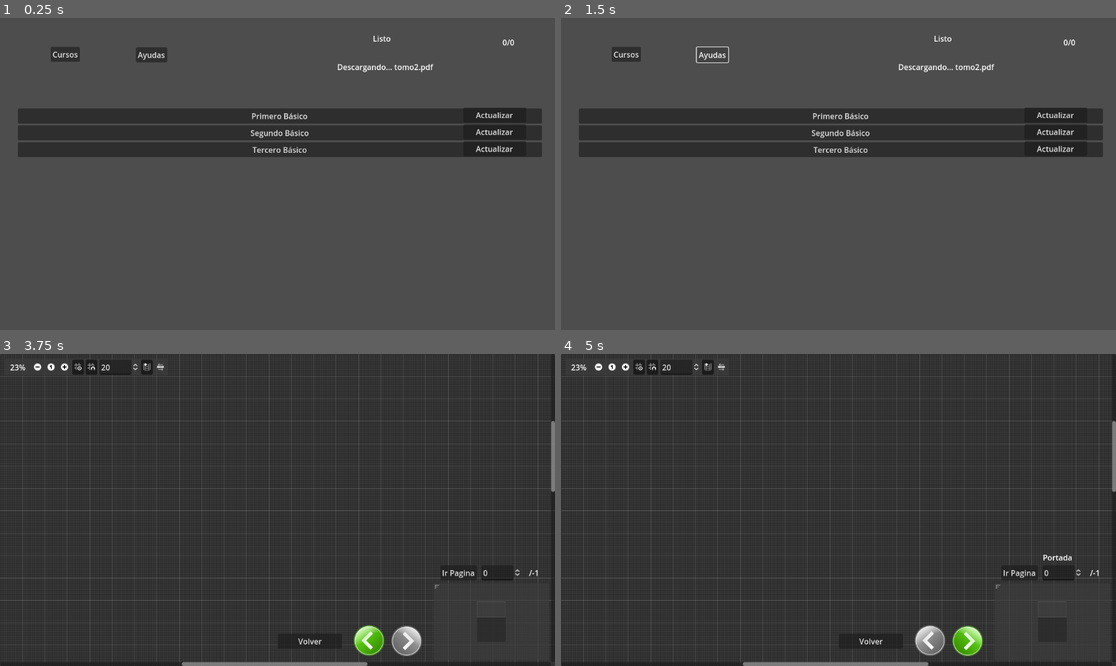
Above: before the commit, frames 1-4 (two rows, left to right).
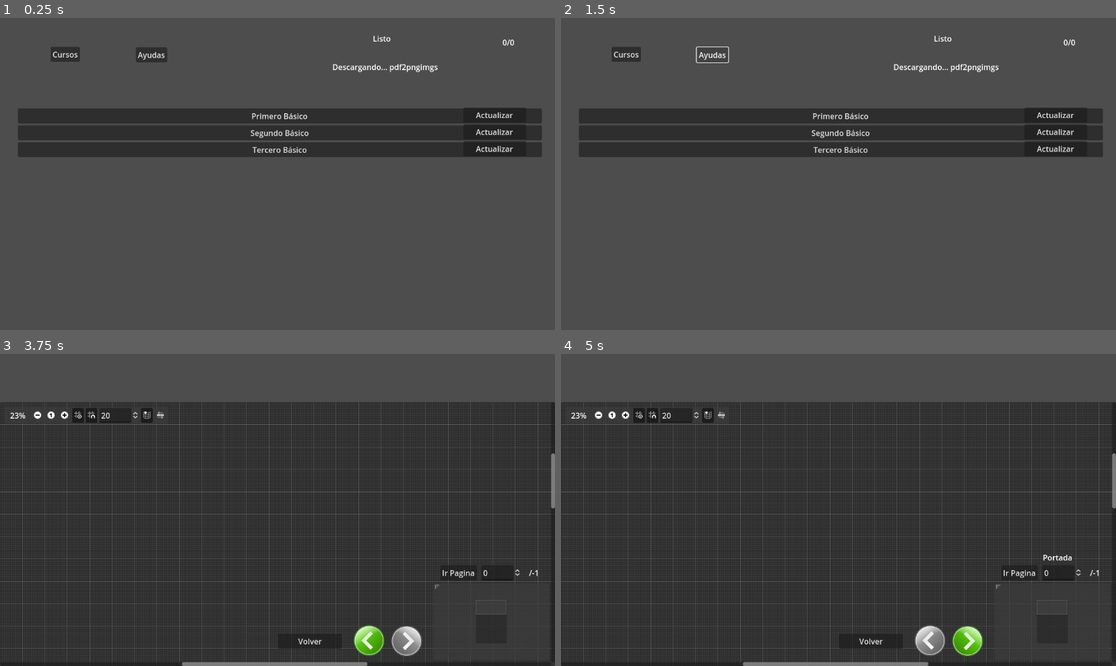
Above: after the commit, the same moments.

Repository: dhigueraf/Reader
Game: Godot game, scene res://Escenas/Main.tscn
The game is run twice, just before and just after one commit, with the same random seed, the same clock (stepped at 60 frames per second) and the same inputs.
Inputs (mouse positions are in pixels of both pictures, inside the frame that each line leads up to):
- Up to frame 1 (0.25 s): no input
- Up to frame 2 (1.5 s): click "Cursos" at 0.5 s; click "Ayudas" at 1.25 s
- Up to frame 3 (3.75 s): click "Primero Básico" at 2 s; click "Tomo 1" at 2.75 s; click "Pagina 1" at 3.5 s
- Up to frame 4 (5 s): click (927, 641) at 4.25 s

The runs differ from the first frame. In frame 1, 0.2% of the frame differs, in the area x 59-79%, y 14-18%; in frame 2, 0.2%; in frame 3, 13%, in the area x 0-100%, y 0-95%; in frame 4, 13%.

Commit message:
ADD: Multi threading

Diff:
--- a/Escenas/Visualizador.tscn
+++ b/Escenas/Visualizador.tscn
@@ -21,9 +21,11 @@
 
 [node name="GraphEdit" type="GraphEdit" parent="CanvasLayer/Control"]
 layout_mode = 1
-anchors_preset = 15
+anchors_preset = -1
+anchor_top = 0.154
 anchor_right = 1.0
 anchor_bottom = 1.0
+offset_top = 0.207993
 grow_horizontal = 2
 grow_vertical = 2
 use_snap = false
--- a/Scripts/Manager.gd
+++ b/Scripts/Manager.gd
@@ -102,10 +102,10 @@
 
 	print("software info:")
 	print(Global.softwareinfo)
+	$ProcessLabel.text = "Verificar sistema de archivos"
+	await checkfilesystem()
 	$ProcessLabel.text = "Verificar conversores"
 	await checkDonwnloadConverter()
-	$ProcessLabel.text = "Verificar sistema de archivos"
-	await checkfilesystem()
 	#await generateButtons()
 	print("Hacer las descargas")
 	await doDownload(downloadindex)
@@ -260,7 +260,7 @@
 				"url" : Global.softwareinfo.converter.versiones.windows.url,
 				"place": "converter/"
 			}
-			#downloads.append(download)
+			downloads.append(download)
 		else:
 			print("existe converter para windows")
 
@@ -290,7 +290,7 @@
 			"url" : Global.softwareinfo.converter.versiones.linux.url,
 			"place": "converter/"
 		}
-		#downloads.append(download1)
+		downloads.append(download1)
 		downloads.append(download2)
 
 func _process(delta):
--- a/Scripts/PagesLoader.gd
+++ b/Scripts/PagesLoader.gd
@@ -6,13 +6,15 @@
 var interactivos = []
 var tipointeraccion = "nada"
 var parametrointera = ""
+var lastdirection = 0
+
+var thread
 
 @onready var dir = DirAccess.open( Global.basedir + "/converter")
 # Called when the node enters the scene tree for the first time.
 func _ready():
 
 	var pagiterator = 0
-
 
 	maxindex = Global.FileReading.numeropaginas -1
 	$LabelNumPag.text = "/" + str(maxindex)
@@ -44,21 +46,21 @@
 		$ScrollContainer/TextureRect.texture = texture
 		$Control/GraphEdit/GraphNode/TextureRect2.texture = texture
 
-		#var thread1 = Thread.new()
+		thread = Thread.new()
 		#var thread2 = Thread.new()
 
-		print("Checkear proximos")
-		if not dir.file_exists( "pagina_" + str(index + 3) + ".png" ) and (index + 3) > maxindex :
+		print("Checkear proximo" )
+		print( "pagina_" + str(index + 3) + ".png")
+
+		if ( lastdirection == 1 ) and not ( dir.file_exists( "pagina_" + str(index + 3) + ".png" ) ) and ( (index + 3) < maxindex ):
 			print("cargar por adelantado " + str(index + 3) )
-			#thread1.start( Global.GenerarImagenes(Global.FileToRead.location,index + 3,false) )
-			Global.GenerarImagenes(Global.FileToRead.location,index + 3,false)
+			thread.start( _thread_LoadPages.bind(index + 3) )
+			#Global.GenerarImagenes(Global.FileToRead.location,index + 3,false)
 		else:
 			print("existe siguiente" + "pagina_" + str(index + 3) + ".png")
-		if not dir.file_exists( "pagina_" + str(index - 3) + ".png" ) and (index - 3) > 0:
+		if ( lastdirection == -1 ) and not ( dir.file_exists( "pagina_" + str(index - 3) + ".png" ) ) and ( (index - 3) > 0 ):
 			print("cargar por adelantado " + str(index - 3) )
-			#thread2.start( Global.GenerarImagenes(Global.FileToRead.location,index - 3,false) )
-			Global.GenerarImagenes(Global.FileToRead.location,index - 3,false)
-			print("existe anterior" + "pagina_" + str(index - 3) + ".png")
+			thread.start( _thread_LoadPages.bind(index - 3) )
 	else:
 		print("no existe la imagen")
 		await Global.GenerarImagenes(Global.FileToRead.location,index,true)
@@ -101,11 +103,13 @@
 		if actualindex > maxindex -1:
 			actualindex = maxindex
 			$avanzar.disabled = true
+		lastdirection = 1
 	elif num == -1 or num == 0:
 		$avanzar.disabled = false
 		if actualindex < 1:
 			actualindex = 0
 			$retroceder.disabled = true
+		lastdirection = -1
 
 	#Global.FileReading.currentindex = actualindex
 	updateindex(actualindex)
@@ -167,3 +171,11 @@
 	elif pagvalue < 0:
 		pagvalue = 0
 	updateindex(pagvalue)
+
+func _thread_LoadPages(number):
+	print("I'm a thread! number is: ", str(number) )
+	Global.GenerarImagenes(Global.FileToRead.location,number,false)
+
+func _exit_tree():
+	print("cerrar thread")
+	thread.wait_to_finish()
--- a/json/sumoprimero.json
+++ b/json/sumoprimero.json
@@ -260,7 +260,7 @@
 		"versiones": {
 			"windows": {
 				"nombre": "pdf2pngimgs.exe",
-				"url": "",
+				"url": "https://static.sumaysigue.uchile.cl/Sumo%20Primero/App/converter/pdf2pngimgs.exe",
 				"version": 0
 			},
 			"linux":{
